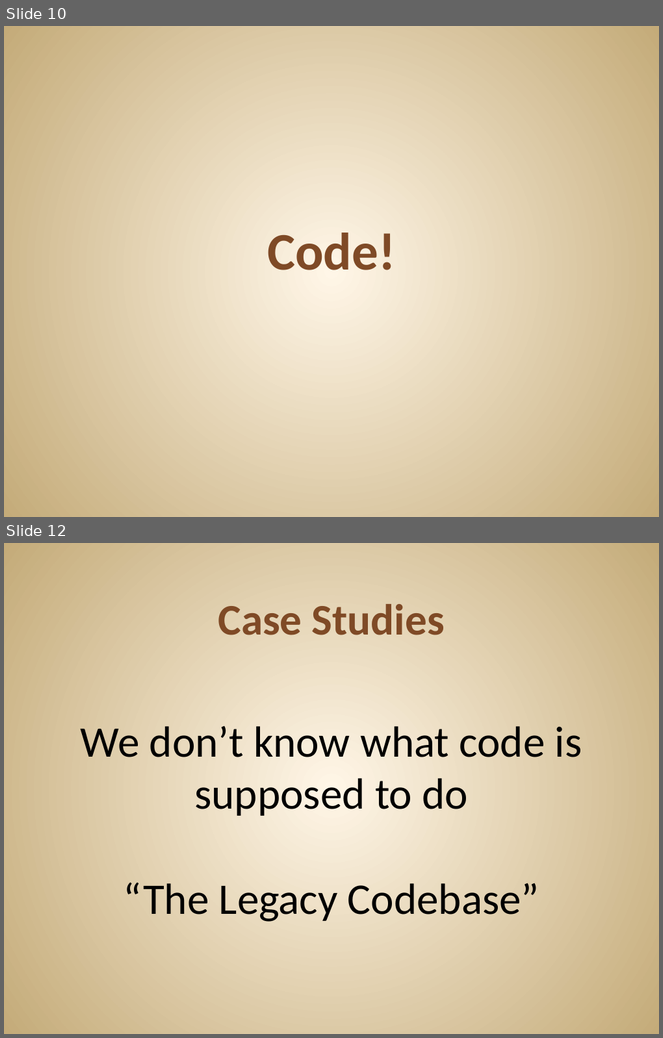
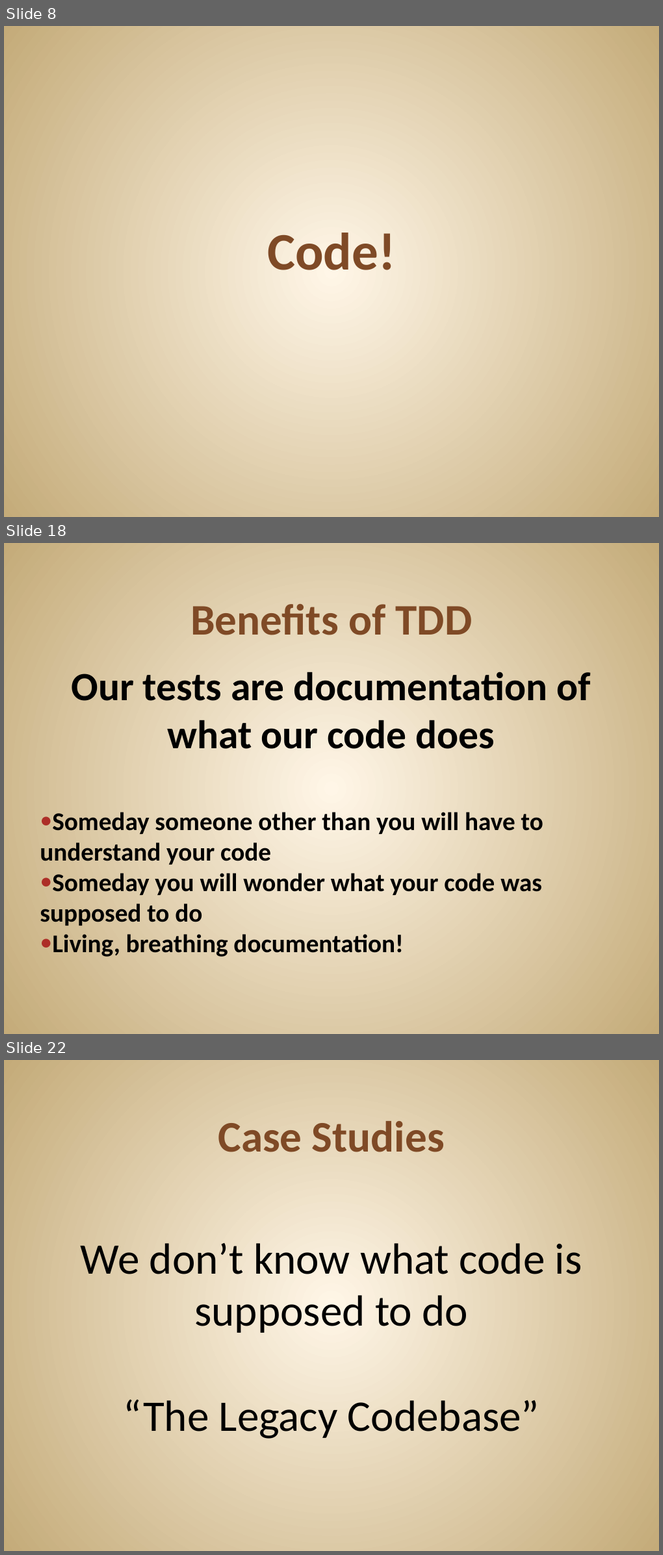
Before and after one commit to JonKruger/TDD-In-Action, a slide deck: TDD In Action.pptx. Shown one above the other, each under a label of ours: slides 10 and 12 before the commit, slides 8, 18 and 22 after it; the slides between them are not shown. The pictures are 663x1038 and 663x1555 pixels, drawn with LibreOffice and Linux fonts; fonts in the diff are those of the drawing. Boxes give left, top, right and bottom in pixels: in the first picture for what was removed or moved away, otherwise in the second. Text is boxed around its words. In the diff, an @@ line names an element or a change of style, - is before the commit and + after.

```diff
--- a/TDD In Action.pptx
+++ b/TDD In Action.pptx
@@ slide 18 added at [4,543,659,1034], background gradient #FFF7E8 to #C4AA7A @@
@@ title added at [191,604,473,635], 48 pt, text #804B26, bold @@
+Benefits of TDD
@@ text added at [40,672,592,957], 28 pt, text #000000, bold @@
+Our tests are documentation of what our code does
+● Someday someone other than you will have to understand your code
+● Someday you will wonder what your code was supposed to do
+● Living, breathing documentation!
@@ what was slide 10 is now slide 8 @@
@@ what was slide 12 is now slide 22 @@
```
Also in this commit, not shown: 1 slide changed, 12 other slides added, 3 slides removed, 1 other file.
